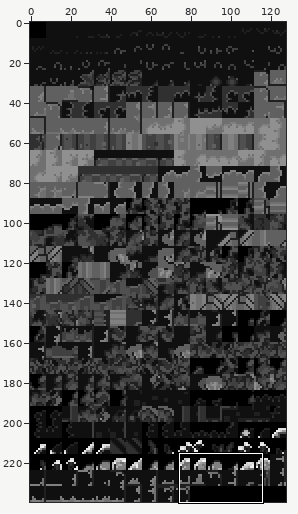
A sprite sheet gets an edit: data/tilesets/primary/ikigai_outdoors/tiles.png. The first picture is a wide view before the edit; the outline marks the close-up.
Close-up. As it was:
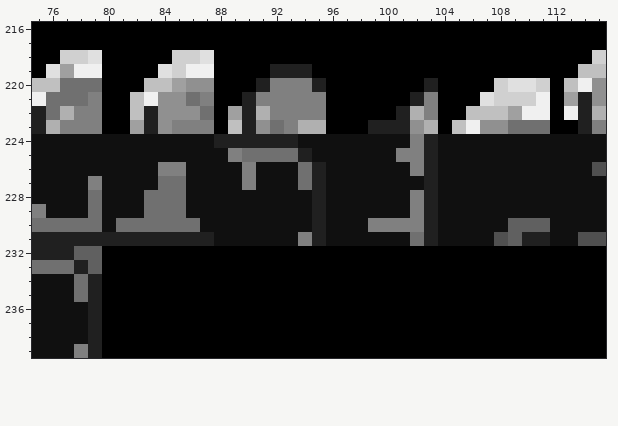
The file is 128x240 pixels. Shown: x 75..115, y 216..239.
After the commit:
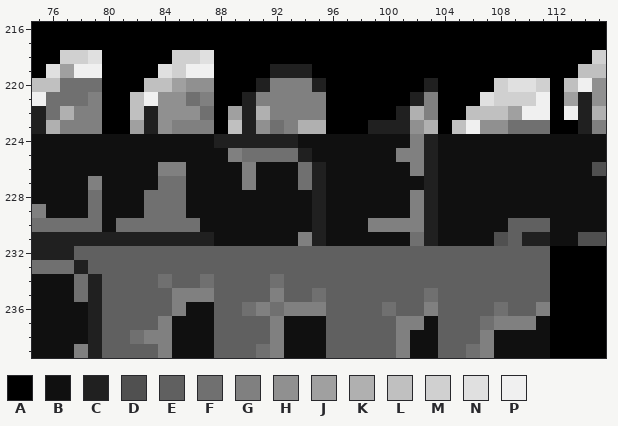
Palette (. is transparent): A #000000  B #101010  C #202020  D #505050  E #606060  F #707070  G #808080  H #909090  J #a0a0a0  K #b0b0b0  L #c0c0c0  M #d0d0d0  N #e0e0e0  P #f0f0f0
From old to new:
Colour A gives way to colour B in row 236 at x 86 to 87; in row 237 at x 85 to 87, 93 to 95, 103 and 111; in rows 238 to 239 at x 85 to 87, 93 to 95, 102 to 103 and 108 to 111.
Colour A gives way to colour E in rows 232 to 233 at x 80 to 111; in row 234 at x 80 to 83, 85 to 86, 88 to 91 and 93 to 111; in row 235 at x 80 to 84, 88 to 91, 93 to 94, 96 to 102 and 104 to 111; in row 236 at x 80 to 84, 88 to 89, 96 to 99, 101 to 102, 104 to 107 and 109 to 110; in row 237 at x 80 to 83, 88 to 91, 96 to 100 and 104 to 106; in row 238 at x 80 to 81, 88 to 91, 96 to 100 and 104 to 106.
Colour A gives way to colour E in row 239 at x 80 to 83, 88 to 90, 96 to 100 and 104 to 105.
Colour A gives way to colour F in row 234 at x 84, 87 and 92; in row 235 at x 95 and 103; in row 236 at x 90, 92, 100 and 108; in row 237 at x 107; in row 238 at x 82; in row 239 at x 91 and 106.
Colour A gives way to colour G in row 235 at x 85 to 87 and 92; in row 236 at x 85, 91, 93 to 95, 103 and 111; in row 237 at x 84, 92, 101 to 102 and 108 to 110; in row 238 at x 83 to 84, 92, 101 and 107; in row 239 at x 84, 92, 101 and 107.
Pixel boxes of the changes (left, top, right, bottom) in both close-ups:
changed: (102, 246, 550, 358)
